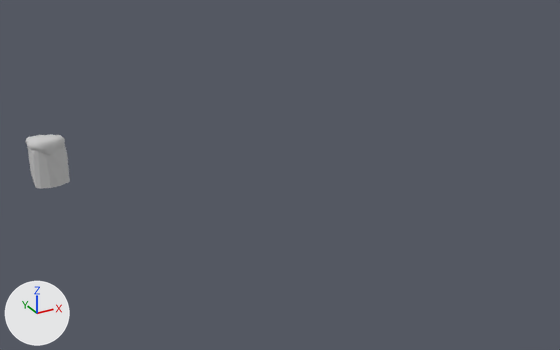
Two versions of the FBX model Assets/Res/Bundle/Downtown/snowfield_ground/Iceroad06.FBX, one commit apart.
The view is the same before and after, from a 50 mm camera at (-186.9, -174.2, 100.8) aimed at (-64.9, 47.6, -10.2). The lights are fixed; the arrows at lower left show +X, +Y and +Z. Both versions are drawn at frame 1 of the action 'Take 001'; the numbers are the values there.

In view in the first picture: 'Iceroad06_1', 'Iceroad06_2'.
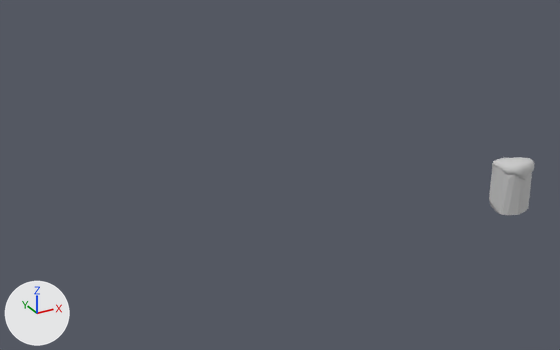
Pixel boxes [x1, y1, x2, y2] of what changed, in the pictures (560 x 350 px):
'Iceroad06_2', moved: before [26, 143, 70, 189]; after [489, 166, 532, 215]
'Iceroad06_1', moved: before [26, 135, 65, 155]; after [492, 157, 535, 180]

What the commit changed:
Object 'Iceroad06_2' (ob_iceroad06_2) moves from (-134.1, 98.8, 0.0) to (0.0, 0.0, 0.0).
Object 'Iceroad06_1' (ob_iceroad06_1) moves from (-134.1, 98.8, 0.0) to (0.0, 0.0, 0.0).
